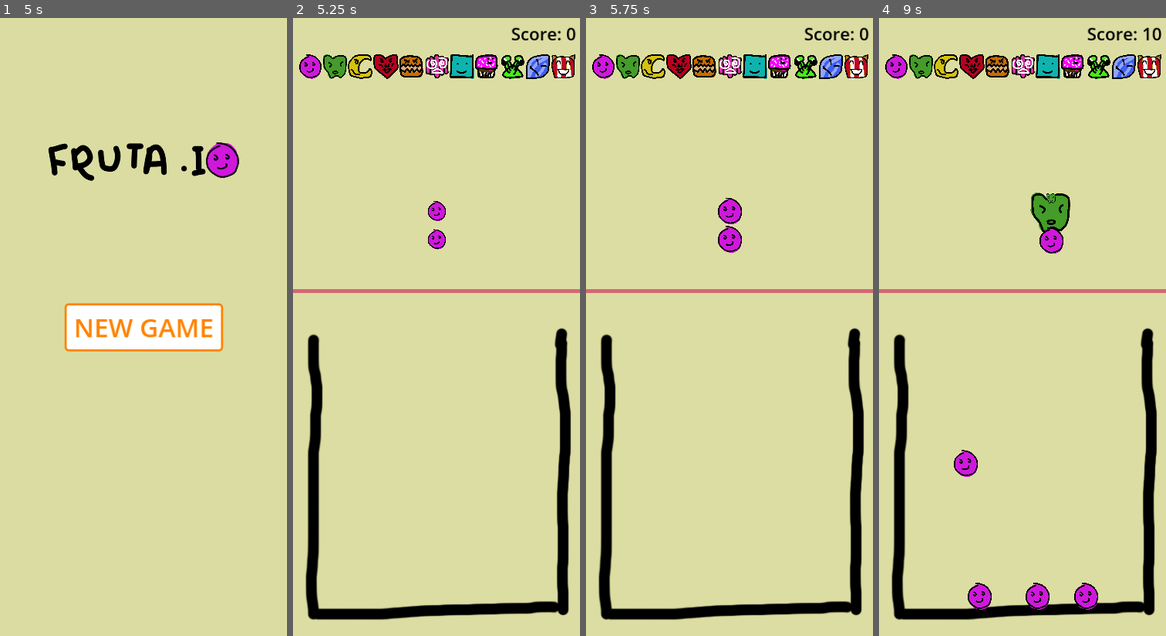
Above: before the commit, frames 1-4 (left to right).
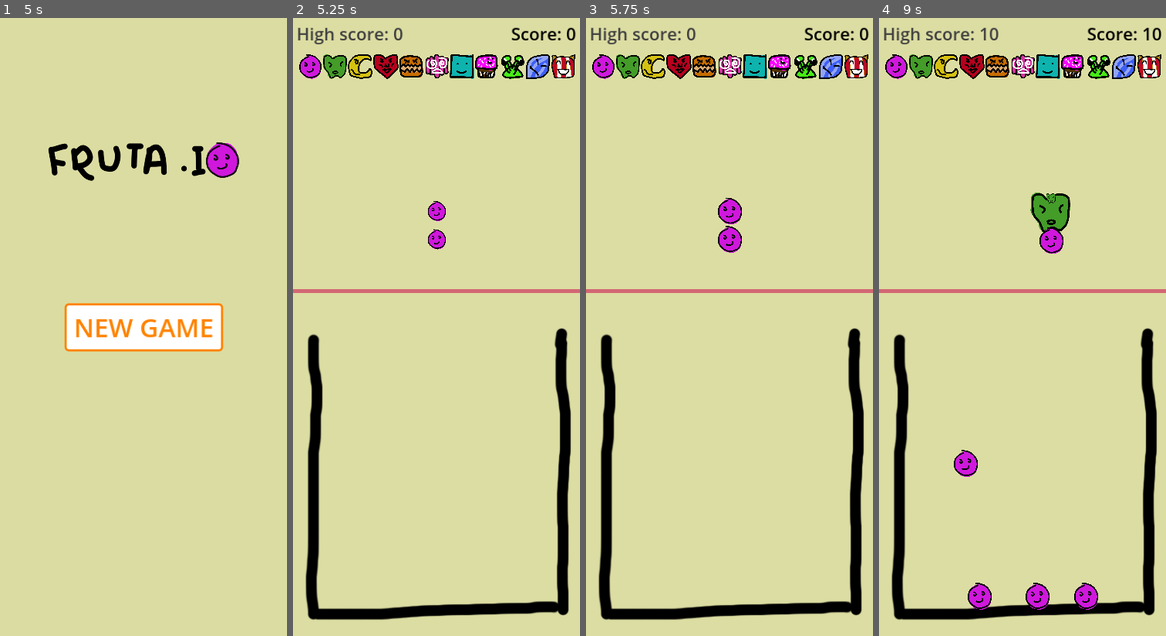
Above: after the commit, the same moments.

Repository: FlamingRat/fruta.io
Game: Godot game, scene res://scenes/menu/intro.tscn
Two runs of this game, one before a commit and one after it. Both use one fixed random seed, a clock stepped at 60 frames per second and the inputs below.
Inputs (mouse positions are in pixels of both pictures, inside the frame that each line leads up to):
- Up to frame 1 (5 s): move the mouse to (206, 296) at 0.52 s; click (206, 296) at 0.6 s; move the mouse to (86, 357) at 1.27 s; click (86, 357) at 1.35 s; tap Enter at 2, 3.5 s; move the mouse to (172, 191) at 2.02 s; click (172, 191) at 2.1 s; tap Space at 2.75 s; move the mouse to (129, 450) at 2.77 s; click (129, 450) at 2.85 s; move the mouse to (229, 419) at 3.52 s; click (229, 419) at 3.6 s; move the mouse to (57, 234) at 4.27 s; click (57, 234) at 4.35 s
- Up to frame 2 (5.25 s): click "NEW GAME" at 5 s
- Up to frame 3 (5.75 s): no input
- Up to frame 4 (9 s): tap Space at 5.75 s; move the mouse to (1036, 327) at 5.77 s; click (1036, 327) at 5.85 s; move the mouse to (979, 172) at 6.52 s; click (979, 172) at 6.6 s; move the mouse to (1085, 296) at 7.27 s; click (1085, 296) at 7.35 s; move the mouse to (965, 357) at 8.02 s; click (965, 357) at 8.1 s; move the mouse to (1051, 191) at 8.77 s; click (1051, 191) at 8.85 s

Frame 1 is identical in both runs. In frame 2, 0.3% of the frame differs, in the area x 1-39%, y 1-5%; in frame 3, 0.3%; in frame 4, 0.4%, in the area x 1-42%, y 1-5%.

Commit message:
Implement high scores

Diff:
--- a/scenes/level.tscn
+++ b/scenes/level.tscn
@@ -1,10 +1,11 @@
-[gd_scene load_steps=12 format=3 uid="uid://oma2ed5pgtal"]
+[gd_scene load_steps=13 format=3 uid="uid://oma2ed5pgtal"]
 
 [ext_resource type="PackedScene" uid="uid://debguep6bcxdf" path="res://scenes/bucket/bucket.tscn" id="1_0ibts"]
 [ext_resource type="Script" path="res://scenes/level/level.gd" id="1_a8qfb"]
 [ext_resource type="PackedScene" uid="uid://cxhucg6omu4pf" path="res://scenes/fruit/fruit.tscn" id="2_jp5ch"]
 [ext_resource type="PackedScene" uid="uid://c4wadspmxa024" path="res://scenes/dispenser/dispenser.tscn" id="2_qxix2"]
 [ext_resource type="Script" path="res://scenes/score/score.gd" id="4_hs868"]
+[ext_resource type="Script" path="res://scenes/score/high_score.gd" id="5_aovaq"]
 [ext_resource type="Texture2D" uid="uid://cd4vdldg1vr7c" path="res://sprites/fruit.png" id="6_hv4x0"]
 [ext_resource type="Texture2D" uid="uid://bd4f20kstf3q1" path="res://sprites/game_over_threshold.png" id="6_odop2"]
 [ext_resource type="AudioStream" uid="uid://6bgxjmk1ijvi" path="res://sounds/combine2.mp3" id="7_1u7sb"]
@@ -56,6 +57,18 @@
 offset_bottom = -754.0
 grow_horizontal = 2
 grow_vertical = 2
+
+[node name="high_score" type="Label" parent="ui_root/top_bar"]
+layout_mode = 1
+anchors_preset = 10
+anchor_right = 1.0
+offset_bottom = 47.0
+grow_horizontal = 2
+theme_override_colors/font_color = Color(0.25098, 0.25098, 0.25098, 1)
+theme_override_font_sizes/font_size = 24
+theme_override_styles/normal = SubResource("StyleBoxEmpty_ikqpv")
+text = "High score: 0"
+script = ExtResource("5_aovaq")
 
 [node name="score" type="Label" parent="ui_root/top_bar"]
 layout_mode = 1
@@ -152,6 +165,7 @@
 max_polyphony = 11
 
 [connection signal="game_over" from="." to="dispenser" method="_on_level_game_over"]
+[connection signal="high_score_updated" from="." to="ui_root/top_bar/high_score" method="_on_level_high_score_updated"]
 [connection signal="score_changed" from="." to="ui_root/top_bar/score" method="_on_level_score_changed"]
 [connection signal="fruit_dropped" from="dispenser" to="." method="_on_dispenser_fruit_dropped"]
 [connection signal="pressed" from="ui_root/game_over_screen/new_game" to="." method="_on_new_game_pressed"]
--- a/scenes/level/level.gd
+++ b/scenes/level/level.gd
@@ -3,18 +3,40 @@
 
 
 const GAME_OVER_TIMEOUT = 5.0
+const HIGH_SCORE_FILE = "user://highscores.save"
 
 
 signal score_changed(score: int)
+signal high_score_updated(score: int)
 signal game_over
 
 
 var score: int = 0 : set = update_score
 var fruit_counter: int = 0
 var game_over_timer: float = 0
+var high_score: int = 0
 
 
 @onready var combine_audio: AudioStreamPlayer = $combine_audio
+@onready var high_score_label: Label = $ui_root/top_bar/high_score
+
+
+func update_high_score(new_score: int):
+	var fd = FileAccess.open(HIGH_SCORE_FILE, FileAccess.WRITE)
+
+	fd.store_var({'high_score': new_score}, true)
+	fd.close()
+
+	high_score_updated.emit(new_score)
+
+
+func _ready():
+	if FileAccess.file_exists(HIGH_SCORE_FILE):
+		var fd = FileAccess.open(HIGH_SCORE_FILE, FileAccess.READ)
+		var data = fd.get_var(true)
+
+		if 'high_score' in data:
+			update_high_score(data['high_score'])
 
 
 func _physics_process(delta):
@@ -31,6 +53,9 @@
 func update_score(new: int):
 	score = new
 	score_changed.emit(score)
+
+	if score > high_score:
+		update_high_score(score)
 
 
 func new_game():
--- /dev/null
+++ b/scenes/score/high_score.gd
@@ -0,0 +1,5 @@
+extends Label
+
+
+func _on_level_high_score_updated(score: int):
+	set_text("High score: " + str(score))
